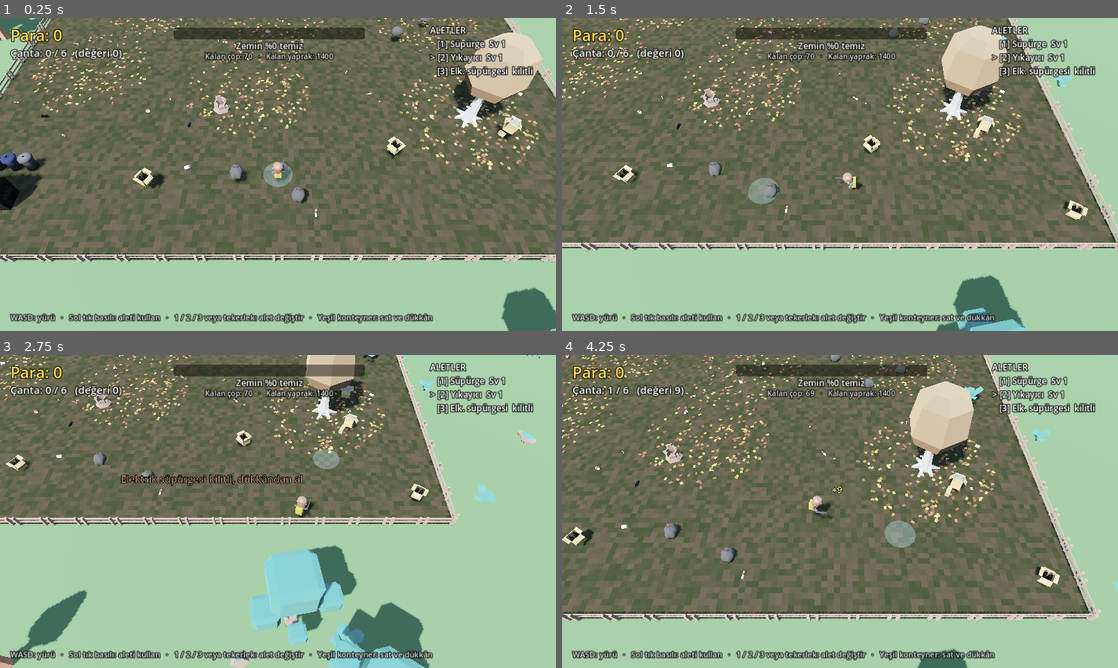
Above: before the commit, frames 1-4 (two rows, left to right).
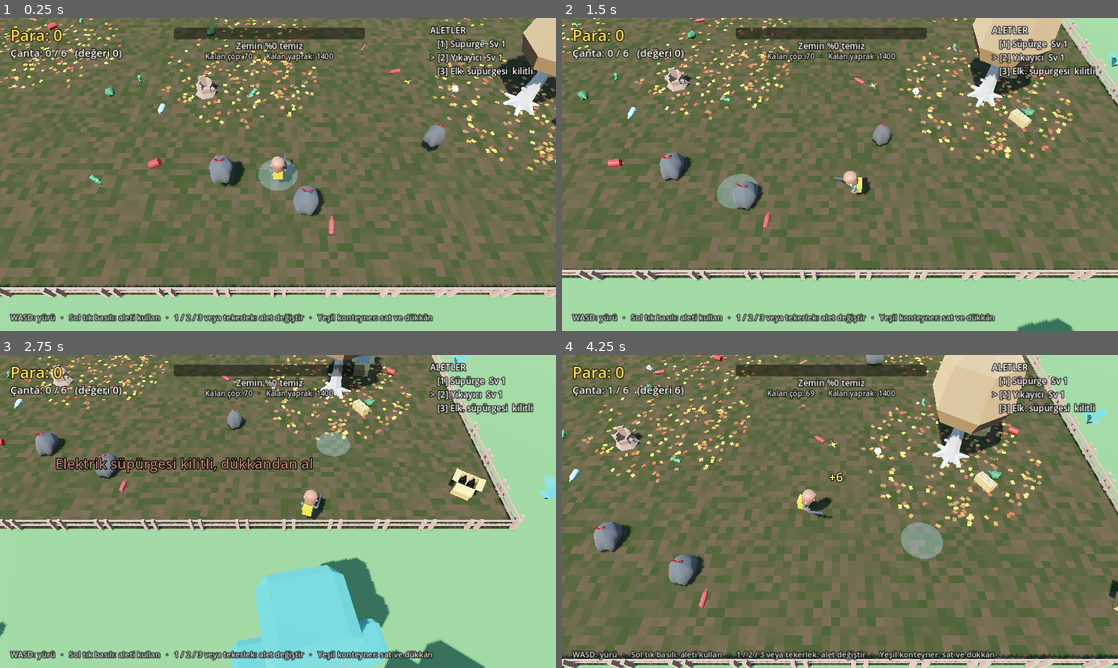
Above: after the commit, the same moments.

Repository: bogacavdar/Junk-to-Shine
Game: Godot game, scene res://main.tscn
Same seed, same stepped clock (60 frames per second), same inputs: the game is played once before the commit and once after it.
Inputs (mouse positions are in pixels of both pictures, inside the frame that each line leads up to):
- Up to frame 1 (0.25 s): no input
- Up to frame 2 (1.5 s): tap Enter at 0.5 s; move the mouse to (962, 158) at 0.52 s; hold D (move_right) 0.53-1.28 s; tap 1 at 0.6 s; click (962, 158) at 0.67 s; move the mouse to (728, 190) at 1.27 s; hold S (move_down) from 1.28 s (still down); tap 2 at 1.35 s
- Up to frame 3 (2.75 s): move the mouse to (333, 442) at 2.02 s; release S (move_down) at 2.03 s; hold D (move_right) from 2.03 s (still down); tap 3 at 2.1 s
- Up to frame 4 (4.25 s): move the mouse to (812, 574) at 2.77 s; release D (move_right) at 2.78 s; hold W (move_up) 2.78-3.53 s; tap 1 at 2.85 s; click (812, 574) at 2.92 s; move the mouse to (1006, 558) at 3.52 s; hold A (move_left) from 3.53 s (still down); tap 2 at 3.6 s

The runs differ from the first frame. In frame 1, 41% of the frame differs, in the area x 0-100%, y 0-100%; in frame 2, 41%; in frame 3, 31%; in frame 4, 50%.

Commit message:
Çöpleri büyüt ve renklendir, kamerayı yaklaştır
Co-Authored-By: Claude Opus 5.5 <noreply@anthropic.com>
Claude-Session: https://claude.ai/code/session_01BTyhiHPd1tC3NJd2rRFT53

Diff:
--- a/scripts/main.gd
+++ b/scripts/main.gd
@@ -6,15 +6,27 @@
 const DirtShader := preload("res://shaders/dirt.gdshader")
 const Models := preload("res://scripts/models.gd")
 
-# Çöp türleri: [dosya, boyut (m), değer, sıklık]
+# Çöp türleri: [dosya, boyut (m), değer, sıklık, renk (dokusu eksik olanlar için, yoksa null)]
 const TRASH_TYPES := [
-	["Lata", 0.32, 3, 3], ["CrushedBottle", 0.42, 3, 3], ["EmptyBottle", 0.5, 4, 2],
-	["FlatBottle", 0.45, 3, 2], ["TwistedBottle", 0.5, 4, 2], ["DwarfBottle", 0.38, 3, 2],
-	["NormalRed", 0.45, 3, 2], ["Platano", 0.38, 2, 2], ["RottenApple", 0.3, 2, 2],
-	["Sandwich", 0.4, 2, 1], ["Tissue1", 0.32, 1, 2], ["Tissue2", 0.32, 1, 2],
-	["StripedBox", 0.65, 5, 2], ["BolsaA", 0.85, 6, 1], ["BolsaN1", 0.85, 6, 1],
-	["BolsaN2", 0.85, 6, 1], ["BolsaNa", 0.85, 6, 1], ["Bag_Box", 1.1, 10, 1],
-	["Box_Bottles", 1.0, 9, 1],
+	["Lata", 0.5, 3, 3, Color(0.85, 0.15, 0.12)],
+	["CrushedBottle", 0.65, 3, 3, Color(0.25, 0.6, 0.35)],
+	["EmptyBottle", 0.75, 4, 2, Color(0.55, 0.8, 0.9)],
+	["FlatBottle", 0.7, 3, 2, Color(0.55, 0.32, 0.15)],
+	["TwistedBottle", 0.75, 4, 2, Color(0.3, 0.5, 0.9)],
+	["DwarfBottle", 0.6, 3, 2, Color(0.2, 0.45, 0.25)],
+	["NormalRed", 0.7, 3, 2, Color(0.8, 0.2, 0.2)],
+	["Platano", 0.6, 2, 2, Color(0.95, 0.8, 0.25)],
+	["RottenApple", 0.48, 2, 2, Color(0.55, 0.3, 0.15)],
+	["Sandwich", 0.6, 2, 1, Color(0.85, 0.7, 0.45)],
+	["Tissue1", 0.5, 1, 2, null],
+	["Tissue2", 0.5, 1, 2, null],
+	["StripedBox", 0.95, 5, 2, null],
+	["BolsaA", 1.2, 6, 1, null],
+	["BolsaN1", 1.2, 6, 1, null],
+	["BolsaN2", 1.2, 6, 1, null],
+	["BolsaNa", 1.2, 6, 1, null],
+	["Bag_Box", 1.5, 10, 1, null],
+	["Box_Bottles", 1.4, 9, 1, null],
 ]
 
 const AREA_SIZE := 40.0          # temizlenecek alanın kenarı (metre)
@@ -68,7 +80,7 @@
 # --- Sahne parçaları ---
 var player: PlayerScript
 var camera: Camera3D
-var cam_offset := Vector3(0, 17, 11)
+var cam_offset := Vector3(0, 12.5, 8.5)
 var env: Environment
 var sun: DirectionalLight3D
 var aim_ring: MeshInstance3D
@@ -163,7 +175,7 @@
 	env.ambient_light_energy = 0.9
 	env.tonemap_mode = Environment.TONE_MAPPER_FILMIC
 	env.adjustment_enabled = true
-	env.adjustment_saturation = 0.55   # alan temizlendikçe artar
+	env.adjustment_saturation = 0.75   # alan temizlendikçe artar
 	we.environment = env
 	add_child(we)
 
@@ -397,7 +409,9 @@
 	model.name = "Mesh"
 	var dims: Vector3 = model.get_meta("dims")
 	model.position.y = -dims.y * 0.5
-	Models.set_shadows(model, size >= 0.7)
+	if t[4] != null:
+		Models.tint(model, t[4])
+	Models.set_shadows(model, size >= 0.9)
 	var cs := CollisionShape3D.new()
 	var bs := BoxShape3D.new()
 	bs.size = Vector3(maxf(dims.x, 0.12), maxf(dims.y, 0.08), maxf(dims.z, 0.12))
@@ -406,7 +420,7 @@
 	body.add_child(cs)
 	body.set_meta("value", int(t[2]))
 	body.position = pos + Vector3(0, dims.y * 0.5 + 0.3, 0)
-	if size < 0.7:
+	if size < 0.9:
 		body.rotation = Vector3(randf() * TAU, randf() * TAU, randf() * TAU)
 	else:
 		body.rotation = Vector3(0, randf() * TAU, 0)
@@ -834,7 +848,7 @@
 func _update_progress() -> void:
 	clean_pct = 100.0 * float(clean_pixel_count) / float(maxi(1, dirty_pixel_total))
 	var t := clampf(clean_pct / 100.0, 0.0, 1.0)
-	env.adjustment_saturation = lerpf(0.55, 1.15, t)
+	env.adjustment_saturation = lerpf(0.75, 1.15, t)
 	sun.light_energy = lerpf(0.85, 1.15, t)
 
 	if clean_pct >= float(next_milestone) and next_milestone < 100:
--- a/scripts/models.gd
+++ b/scripts/models.gd
@@ -60,3 +60,18 @@
 			var g: GeometryInstance3D = c
 			g.cast_shadow = GeometryInstance3D.SHADOW_CASTING_SETTING_ON if enabled else GeometryInstance3D.SHADOW_CASTING_SETTING_OFF
 		set_shadows(c, enabled)
+
+
+## Dokusu eksik modellere düz renk verir (tüm yüzeyler için).
+static func tint(root: Node, color: Color) -> void:
+	var mat := StandardMaterial3D.new()
+	mat.albedo_color = color
+	mat.roughness = 0.55
+	_apply_override(root, mat)
+
+
+static func _apply_override(root: Node, mat: Material) -> void:
+	for c in root.get_children():
+		if c is MeshInstance3D:
+			(c as MeshInstance3D).material_override = mat
+		_apply_override(c, mat)
